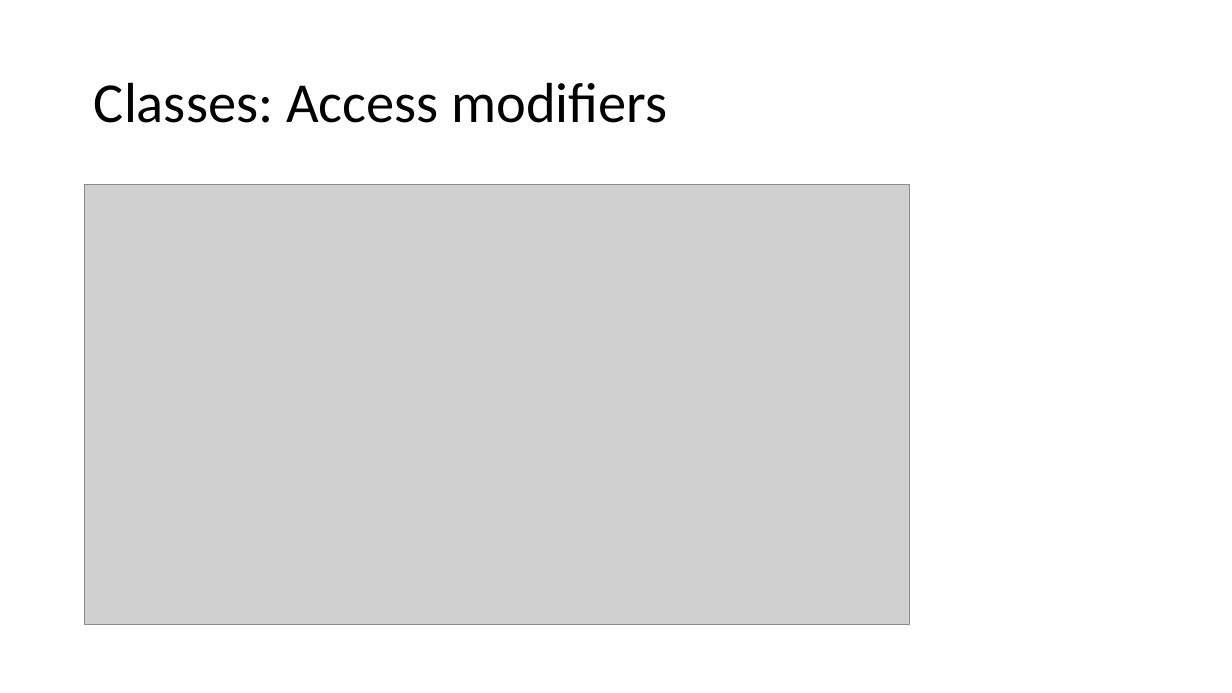
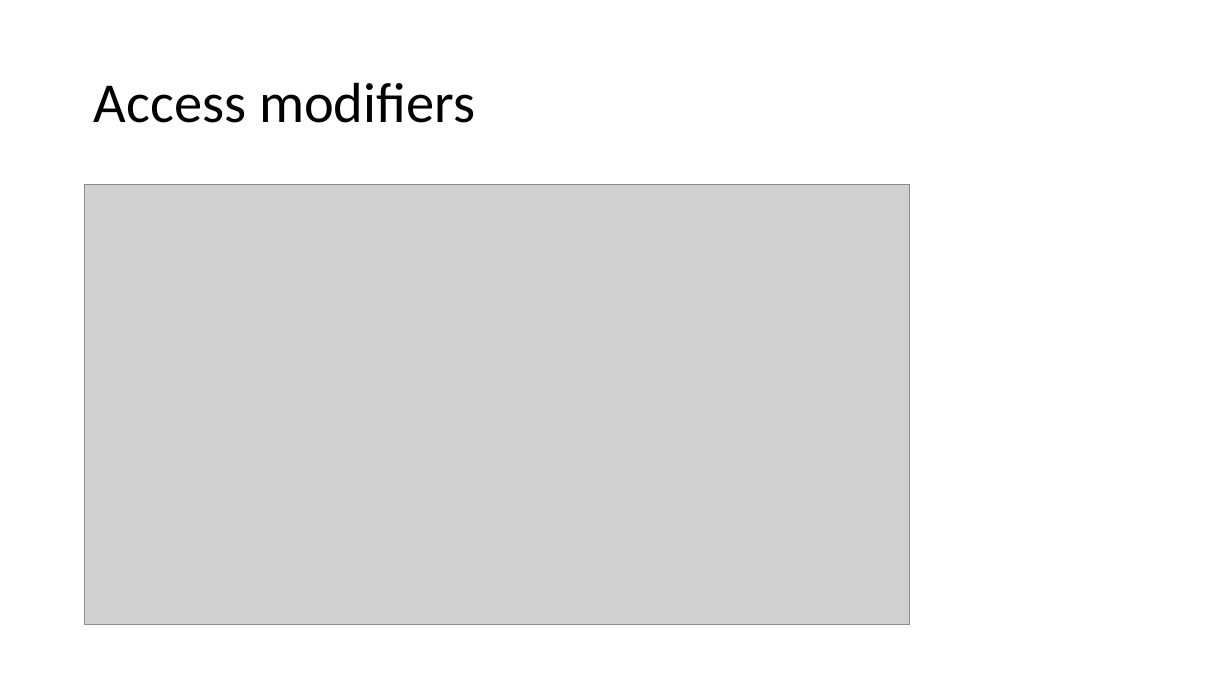
Before and after one commit to BionStt/presentations-2, a slide deck: slide 62 of TypeScript.pptx (slide 21 before the commit). Drawn at 1232x693 pixels with LibreOffice and Linux fonts; fonts in the diff are those of the drawing; grey boxes stand for pictures. Boxes give left, top, right and bottom in pixels: in the first picture for what was removed or moved away, otherwise in the second. Text is boxed around its words. In the diff, an @@ line names an element or a change of style, - is before the commit and + after.

```diff
--- a/TypeScript.pptx
+++ b/TypeScript.pptx
@@ title at <box>94,82,475,123</box>: text changed @@
-Classes: Access modifiers
+Access modifiers
```
Also in this commit, not shown: 10 other slides changed, 48 slides added, 3 slides removed.
